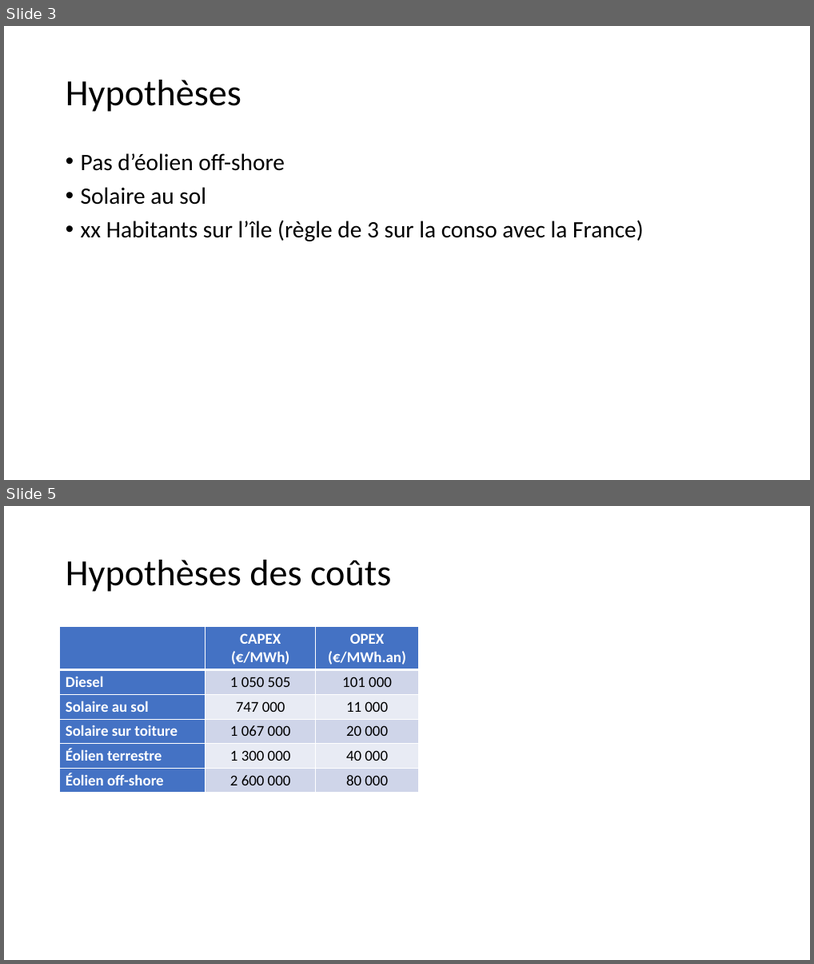
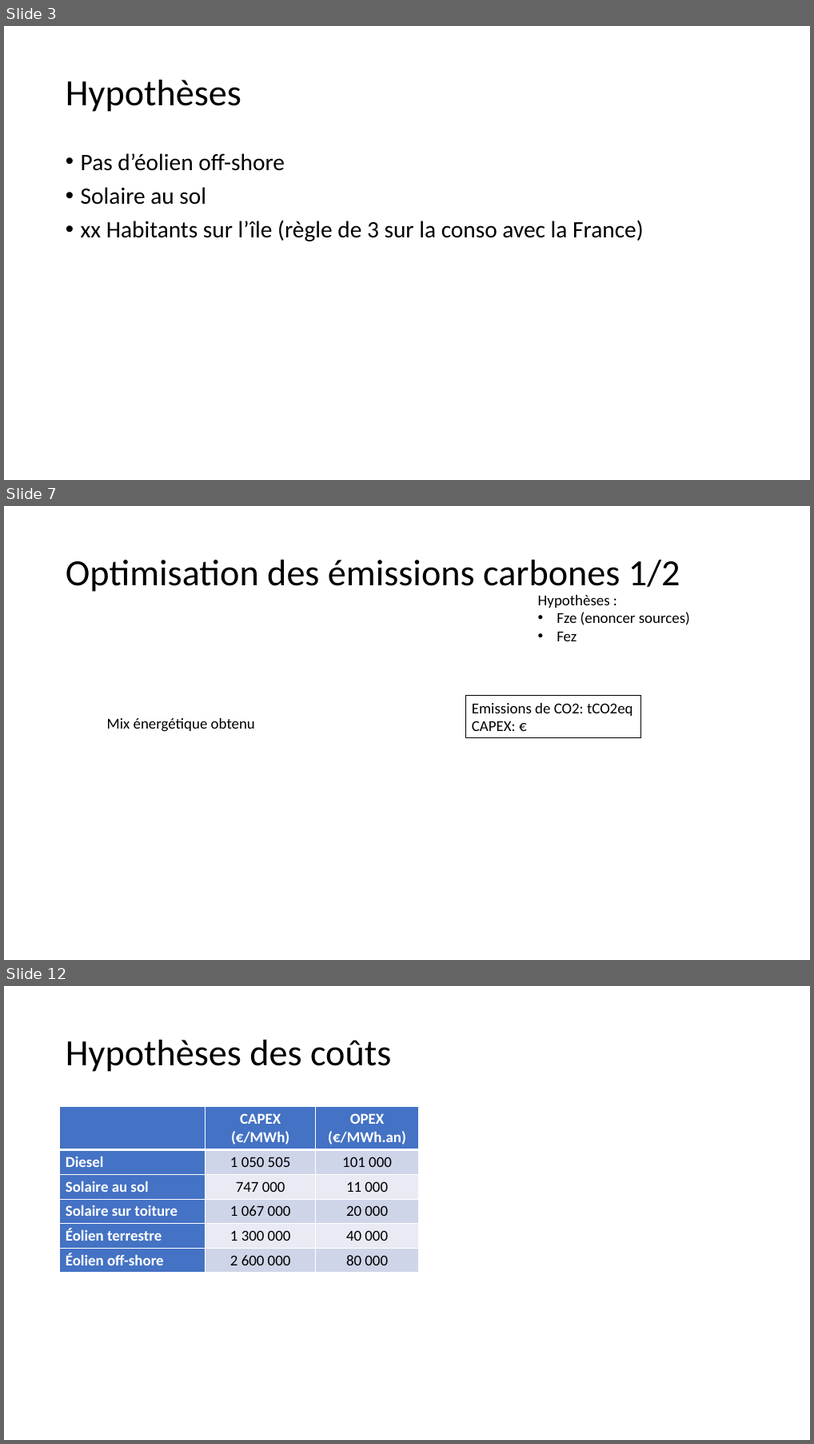
Before and after one commit to cledat/Projet-EA314, a slide deck: rapport.pptx. Shown one above the other, each under a label of ours: slides 3 and 5 before the commit, slides 3, 7 and 12 after it; the slides between them are not shown. The pictures are 814x964 and 814x1444 pixels, drawn with LibreOffice and Linux fonts; fonts in the diff are those of the drawing. Boxes give left, top, right and bottom in pixels: in the first picture for what was removed or moved away, otherwise in the second. Text is boxed around its words. In the diff, an @@ line names an element or a change of style, - is before the commit and + after.

```diff
--- a/rapport.pptx
+++ b/rapport.pptx
@@ slide 7 added at <box>4,506,810,960</box>, background #FFFFFF @@
@@ title added at <box>66,560,681,592</box>, 44 pt, text #000000 @@
+Optimisation des émissions carbones 1/2
@@ text added at <box>538,595,690,641</box>, 18 pt, text #000000 @@
+Hypothèses :
+• Fze (enoncer sources)
+• Fez
@@ rectangle added at <box>466,696,642,738</box>, fill #FFFFFF, outline #000000 1 pt, 18 pt, text #000000 @@
+Emissions de CO2: tCO2eq
+CAPEX: €
@@ text added at <box>107,718,255,732</box>, 18 pt, text #000000 @@
+Mix énergétique obtenu
@@ what was slide 5 is now slide 12 @@
```
Also in this commit, not shown: 4 slides changed, 5 other slides added, 1 other file.
